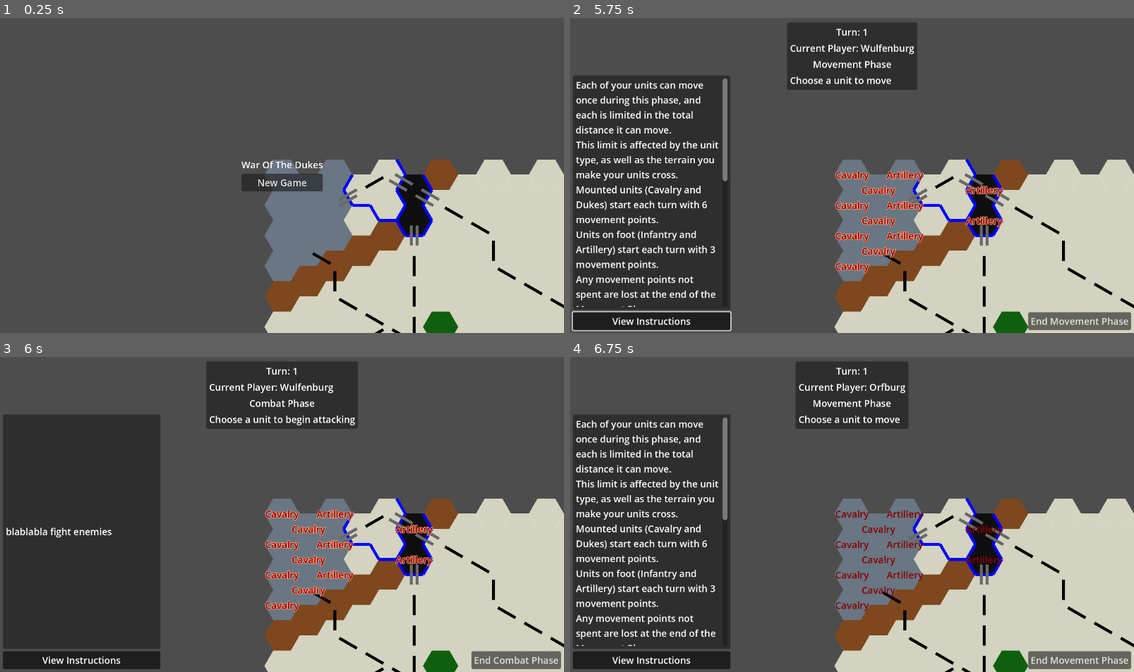
Above: before the commit, frames 1-4 (two rows, left to right).
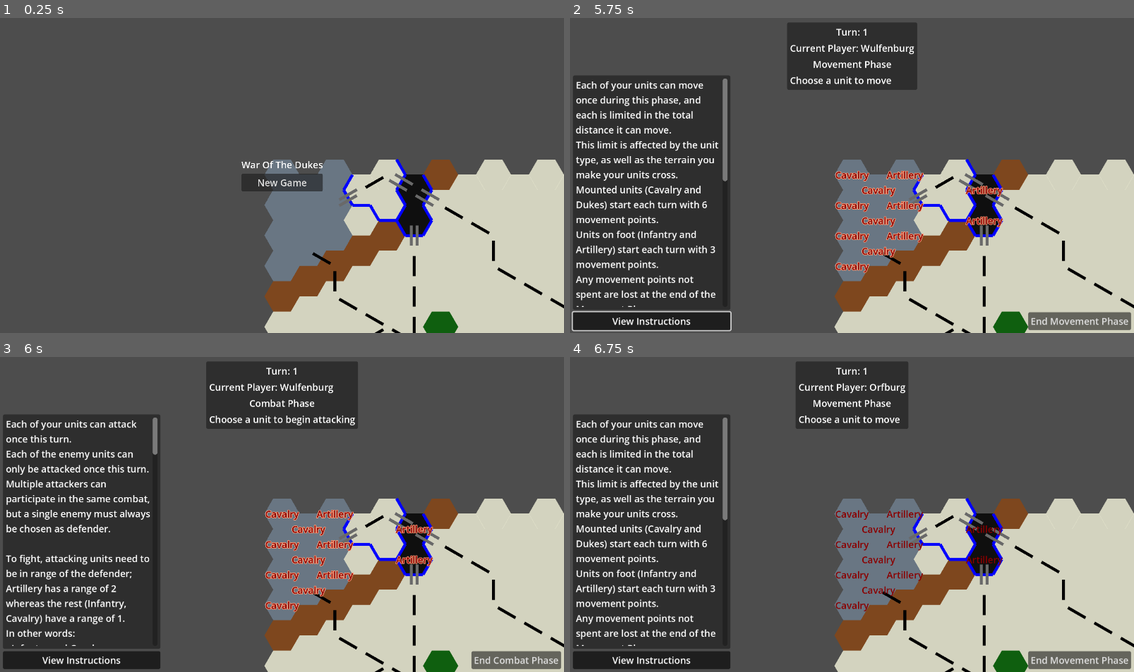
Above: after the commit, the same moments.

Repository: Jayjader/WarOfTheDukes
Game: Godot game, scene res://main_game_scene.tscn
Two runs of this game, one before a commit and one after it. Both use one fixed random seed, a clock stepped at 60 frames per second and the inputs below.
Inputs:
- Up to frame 1 (0.25 s): no input
- Up to frame 2 (5.75 s): click "New Game" at 0.5 s; click "Confirm" at 1.25 s; click "Auto Setup Remaining" at 2 s; click "View Instructions" at 2.75 s; click "End Movement Phase" at 3.5 s; click "End Combat Phase" at 4.25 s; click "View Instructions" at 5 s
- Up to frame 3 (6 s): click "End Movement Phase" at 5.75 s
- Up to frame 4 (6.75 s): click "End Combat Phase" at 6.5 s

Frames 1-2 are identical in both runs. In frame 3, 3.4% of the frame differs, in the area x 1-28%, y 19-92%; in frame 4, nothing differs.

Commit message:
working combat ?

Diff:
--- a/game_session/game_play/combat/choose_units_for_attack.gd
+++ b/game_session/game_play/combat/choose_units_for_attack.gd
@@ -15,14 +15,8 @@
 @onready var unit_layer: UnitLayer = Board.get_node("%UnitLayer")
 
 func _calculate_effective_attack_strength(unit: GamePiece):
-	var tile = unit.tile
 	var base_strength = Rules.AttackStrength[unit.kind]
-	match MapData.map.tiles[tile]:
-		"Forest":
-			base_strength += 2
-		"Cliff":
-			base_strength += 1
-	if Util.cube_distance(Util.axial_to_cube(tile), duke_tile_in_cube) <= Rules.DukeAura.range:
+	if Util.cube_distance(Util.axial_to_cube(unit.tile), duke_tile_in_cube) <= Rules.DukeAura.range:
 		base_strength *= Rules.DukeAura.multiplier
 	return base_strength
 
--- a/game_session/game_play/combat/combat_phase.gd
+++ b/game_session/game_play/combat/combat_phase.gd
@@ -46,7 +46,63 @@
 
 func _enter_state():
 	%CombatPhase.visible = true
-	%PhaseInstruction.text = """blablabla fight enemies"""
+	%PhaseInstruction.text = """Each of your units can attack once this turn.
+Each of the enemy units can only be attacked once this turn.
+Multiple attackers can participate in the same combat,
+but a single enemy must always be chosen as defender.
+
+To fight, attacking units need to be in range of the defender;
+Artillery has a range of 2 whereas the rest (Infantry, Cavalry) have a range of 1.
+In other words:
+	- Infantry and Cavalry can attack enemies that are adjacent to them,
+	- Artillery can attack enemies that have up to 1 tile between them and the
+	attacking artillery.
+Furthermore, Infantry and Cavalry can not attack across un-bridged rivers.
+Effectively, they can only attack an enemy if they could cross into the enemy's
+tile from theirs as a legal movement.
+
+Once the attacker(s) and defender have been chosen, the ratio of their combat
+strengths is calculated, and a 6-sided die is rolled.
+
+Units have a default combat strength, which can then be affected by their
+position on the board:
+	- Cities double a unit's defense (i.e., value for strength used when
+	defending)
+	- Fortresses triple a unit's defense
+	- Being 2 or less tiles away from an allied duke doubles a unit's attack
+	and defense
+	- Woods add 2 to the die roll when attacked into (i.e. when occupied by the
+	defender)
+	- Cliffs add 1 to the die roll when attacked into
+
+Once the ratio and die result are adjusted accordingly, they are used to lookup
+the combat result from the following table:
+
+	| 1/5	| 1/4	| 1/3	| 1/2	| 1/1	| 2/1	| 3/1	| 4/1	| 5/1	| 6/1
+==================================================================================
+ 1	| AR	| AR	| DR	| DR	| DR	| DR	| DR	| DE	| DE	| DE
+ 2	| AE	| AR	| AR	| DR	| DR	| DR	| DR	| DR	| DE	| DE
+ 3	| AE	| AE	| AR	| AR	| DR	| DR	| DR	| DR	| DE	| DE
+ 4	| AE	| AE	| AR	| AR	| AR	| DR	| DR	| DR	| DR	| DE
+ 5	| AE	| AE	| AE	| AR	| AR	| AR	| DR	| DR	| DR	| EX
+ 6	| AE	| AE	| AE	| AR	| AR	| AR	| AR	| EX	| EX	| EX
+
+
+Legend:
+	AR = Attacker(s) Retreat
+	AE = Attacker(s) Eliminated
+	EX = Exchange
+	DR = Defender Retreats
+	DE = Defender Eliminated
+
+The result is finally adjusted according to the following rules:
+	- Artillery are not affected by AR, AE, nor EX results when attacking across
+	an un-bridged river or from 2 tiles away
+	- A unit that must retreat but is blocked from doing so dies instead
+	- A retreating unit that would die from being blocked can instead push aside
+	an adjacent ally (and occupy the newly vacated tile) if that ally itself has
+	an adjacent tile they can occupy
+"""
 	combat_phase_machine.change_subphase(main_combat)
 
 func _exit_state():
--- a/game_session/game_play/combat/resolve_combat.gd
+++ b/game_session/game_play/combat/resolve_combat.gd
@@ -32,11 +32,12 @@
 	var defender_effective_strength = choose_defender._choice_effective_strength
 
 	result = resolve_combat(attackers, defender_effective_strength)
-	if true:
-		result = Enums.CombatResult.AttackersRetreat
 	prepareResolutionFollowup(attackers, defender)
-
-	%SubPhaseInstruction.text = "Result: %s\nAttackers: %s = %s\nDefenders: %s" % [Enums.CombatResult.find_key(result), attackers.values(), attackers.values().reduce(func(accum, a): return accum + a, 0), defender_effective_strength]
+	%SubPhaseInstruction.text = "Result: %s\nAttackers: %s = %s\nDefenders: %s" % [
+		Enums.CombatResult.find_key(result),
+		attackers.values(),
+		attackers.values().reduce(func(accum, a): return accum + a, 0), defender_effective_strength
+	]
 
 func prepareResolutionFollowup(attackers: Dictionary, defender: GamePiece):
 	match result:
@@ -104,7 +105,14 @@
 		denominator = min(5, floori(1 / ratio))
 	print_debug("Effective Ratio: %s to %s" % [numerator, denominator])
 	var result_spread = COMBAT_RESULTs[Vector2i(numerator, denominator)]
-	var _result = result_spread[_sample_random(0, 5)]
+	var die_roll = _sample_random(0, 5)
+	match MapData.map.tiles[choose_defender.choice.tile]:
+		"Forest":
+			die_roll += 2
+		"Cliff":
+			die_roll += 1
+	die_roll = min(die_roll, 5)
+	var _result = result_spread[die_roll]
 	print_debug("Result: %s" % Enums.CombatResult.find_key(_result))
 	return _result
 
